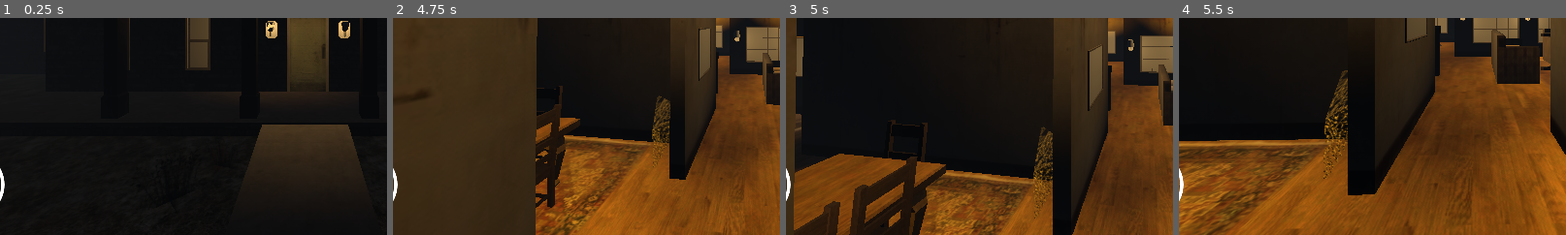
Above: before the commit, frames 1-4 (left to right).
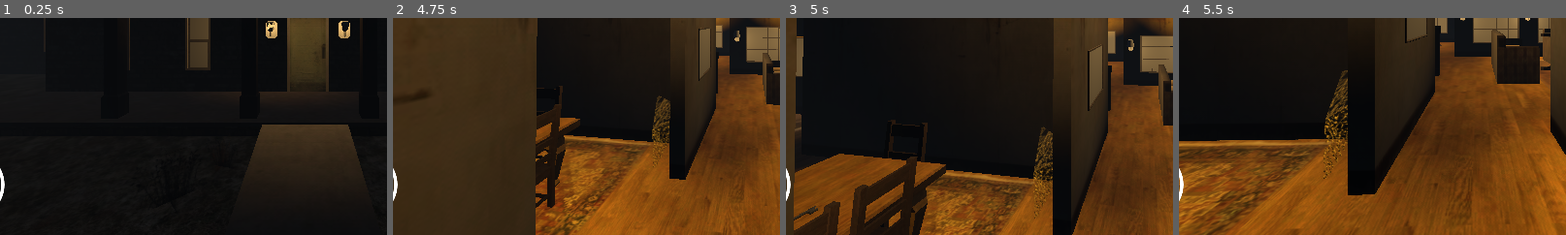
Above: after the commit, the same moments.

Repository: yassine-mathlouthi/3d-horror-game
Game: Godot game, scene res://scenes/world.tscn
The game is run twice, just before and just after one commit, with the same random seed, the same clock (stepped at 60 frames per second) and the same inputs. A sky picture missing from this copy of the repository is replaced by a grey-blue gradient.
Inputs (mouse positions are % of the whole screen's width and height, from its top left):
- Up to frame 1 (0.25 s): no input
- Up to frame 2 (4.75 s): tap Enter (ui_accept) at 0.5, 0.77, 1.52, 3.02, 3.77, 4.52 s; move the mouse to (55, 50) at 0.52 s; hold W (forward) from 0.53 s (still down); tap E (interact) at 0.6, 2.1, 3.6 s; move the mouse to (45, 50) at 1.27 s; tap Shift (run) at 1.35, 2.85, 4.35 s; move the mouse to (52, 48) at 2.02 s; move the mouse to (49, 52) at 2.77 s; move the mouse to (57, 51) at 3.52 s; move the mouse to (42, 49) at 4.27 s
- Up to frame 3 (5 s): keep holding W (forward)
- Up to frame 4 (5.5 s): keep holding W (forward); move the mouse to (51, 50) at 5.02 s; tap E (interact) at 5.1 s
The pictures show only the part of the screen within x 10-60%, y 50-100%; the shares and areas given below are measured in that part.

Frames 1-2 are identical in both runs. In frame 3, 0.1% of the frame differs, in the area x 2-9%, y 86-94%; in frame 4, nothing differs.

Commit message:
fix the key sets

Diff:
--- a/scenes/key.tscn
+++ b/scenes/key.tscn
@@ -13,7 +13,7 @@
 script = ExtResource("2_yk2u2")
 
 [node name="21929KeyV1" type="MeshInstance3D" parent="Key"]
-transform = Transform3D(1, 0, 0, 0, 1, 0, 0, 0, 1, -0.117094874, 0, -1.7401712)
+transform = Transform3D(1, 0, 0, 0, 1, 0, 0, 0, 1, -0.11709488, 0, -3.8987517)
 mesh = ExtResource("1_px33k")
 skeleton = NodePath("../..")
 
Not shown: 1 places in scenes/key.tscn that only renumber resources
